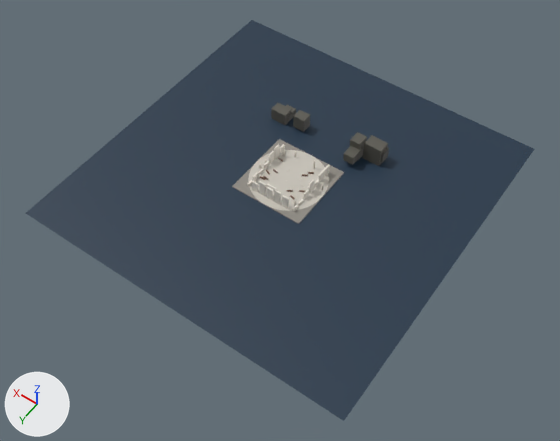
The glTF model vowbreaker/public/assets/stages/chapel.glb, before and after one commit.
Both versions are drawn from a 50 mm camera at (-159.0, 231.0, 321.0) aimed at (-8.0, 19.0, -12.0). The lights are fixed; the arrows at lower left show +X, +Y and +Z. The picture after the commit comes second. Vertices at exactly the same position are counted once.

Objects in the first picture: 'chapel_-1_-1', 'chapel_0_-1', 'chapel_0_0' and 1 more.
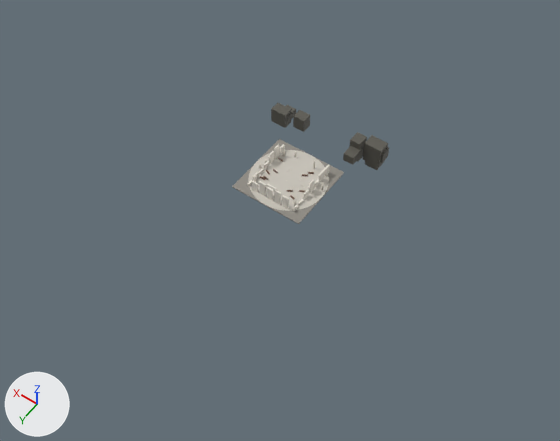
Edits to the scene script, one JSON object a line:
```json
{"block": "me_chapel_0_0", "where": "# used by ob_chapel_0_0; location = (0.0, 0.0, 0.0)"}
{"op": "remove", "block": "me_chapel_0_0", "code": "me_chapel_0_0.from_pydata(...)  # 3918 vertices, 7472 faces; spans x -100.0..100.0, y -100.0..100.0, z -1.0..10.0"}
{"op": "add", "block": "me_chapel_0_0", "code": "me_chapel_0_0.from_pydata(...)  # 1317 vertices, 2472 faces; spans x -22.0..22.0, y -22.0..22.0, z -1.0..10.0"}
{"block": "me_chapel_0_0", "change": "me_chapel_0_0 part 1: the loose piece of 2601 vertices spanning x -100.0..100.0, y -100.0..100.0, z -1.0 is deleted"}
```

What differs and where, as boxes [x1, y1, x2, y2] in the pictures (560 x 441 px):
```json
{"object": "chapel_0_0", "change": "reshaped", "before": [26, 20, 534, 421], "after": [232, 139, 344, 224], "on screen": "78% narrower, 79% shorter"}
{"part": 1, "of": "me_chapel_0_0", "change": "deleted", "before": [26, 20, 534, 421], "on screen": "blue"}
```
